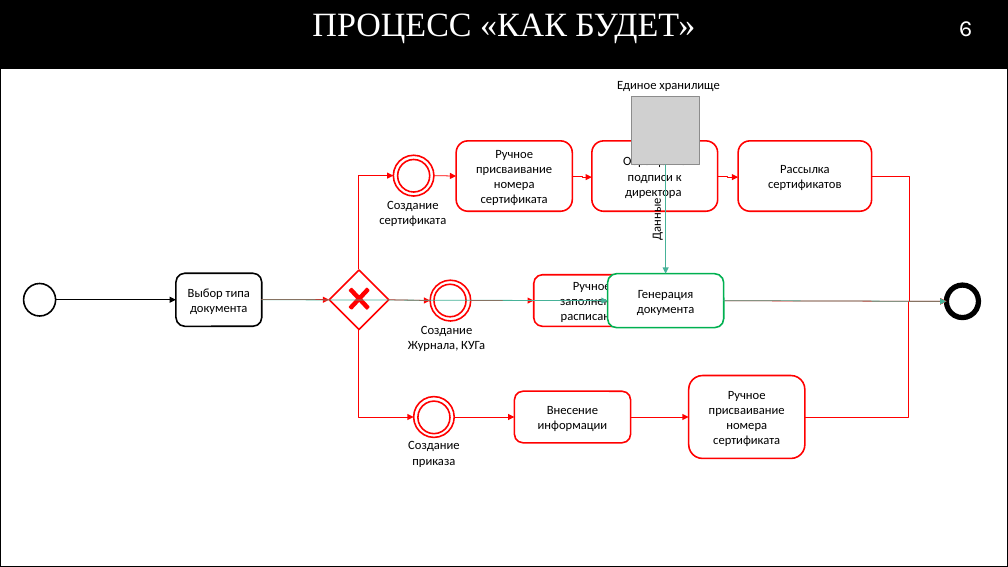
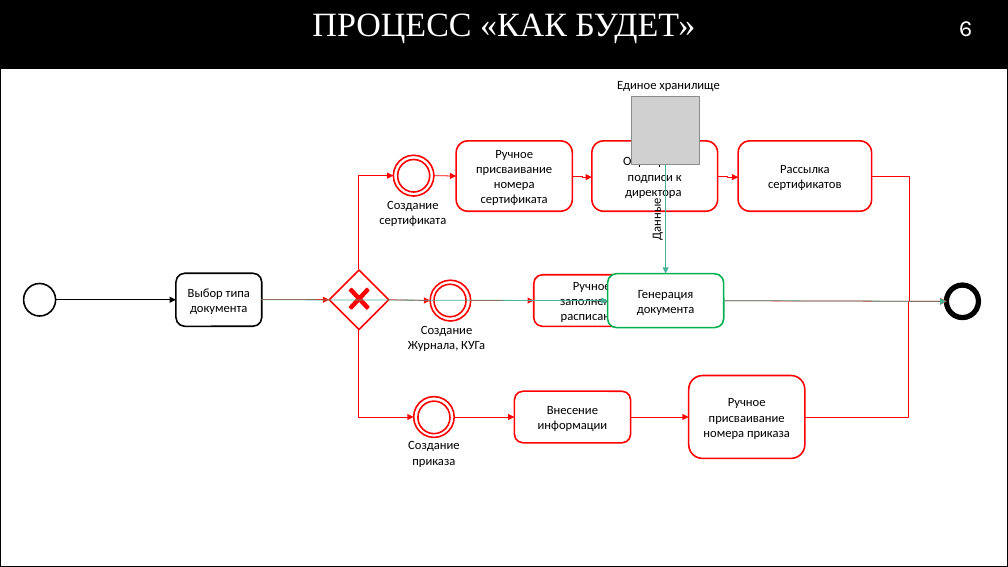
Before and after one commit to RAdKuzur/ASTU, a slide deck: slide 6 of Дипломная работа/Консультации Хоменко/Презентация v5.0 .pptx. Drawn at 1008x567 pixels with LibreOffice and Linux fonts; fonts in the diff are those of the drawing; grey boxes stand for pictures; background and template pictures are left out. Boxes give left, top, right and bottom in pixels: in the first picture for what was removed or moved away, otherwise in the second. Text is boxed around its words. In the diff, an @@ line names an element or a change of style, - is before the commit and + after.

```diff
--- a/Дипломная работа/Консультации Хоменко/Презентация v5.0 .pptx
+++ b/Дипломная работа/Консультации Хоменко/Презентация v5.0 .pptx
@@ text in rounded rectangle at box(703, 398, 790, 439): text changed @@
-Ручное присваивание номера сертификата
+Ручное присваивание номера приказа
```
Also in this commit, not shown: 2 other slides changed, 1 other file.
